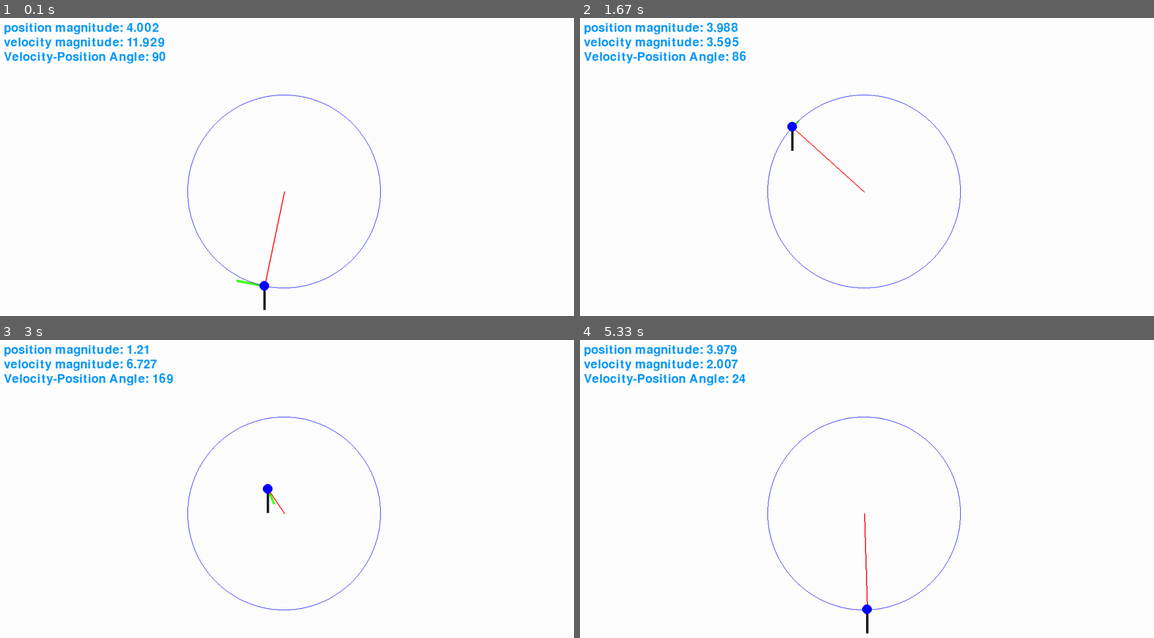
Above: before the commit, frames 1-4 (two rows, left to right).
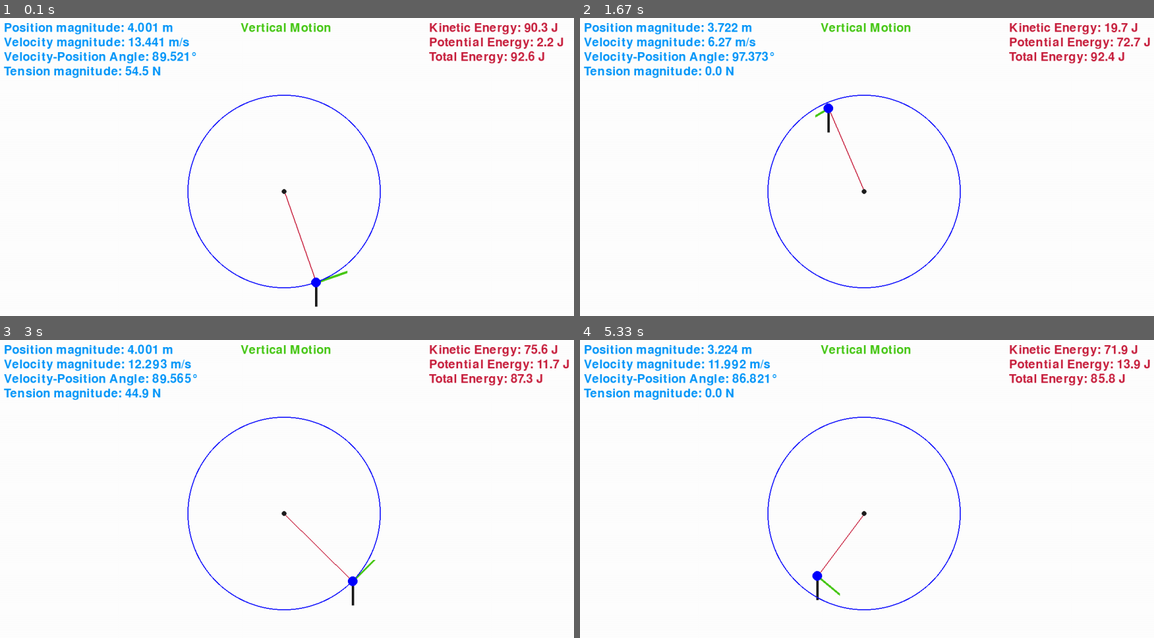
Above: after the commit, the same moments.

Repository: Onur15/Prototype_Games
Game: pygame game, started from circularMotion.py
Two runs of this game, one before a commit and one after it. Both use one fixed random seed, a clock stepped at 60 frames per second and the inputs below.
Inputs:
- Up to frame 1 (0.1 s): no input
- Up to frame 2 (1.67 s): no input
- Up to frame 3 (3 s): no input
- Up to frame 4 (5.33 s): no input

The runs differ from the first frame. In frame 1, 3.9% of the frame differs, in the area x 0-99%, y 1-99%; in frame 2, 3.8%; in frame 3, 3.8%; in frame 4, 3.9%.

Commit message:
additions and corrections

Diff:
--- a/circularMotion.py
+++ b/circularMotion.py
@@ -3,66 +3,95 @@
 import pygame, sys
 from pygame.locals import *
 
-def reduce_angle(a):
+def reduce_angle(a:float)->float:
     if a < 0:
         a += 360
     if a > 180:
         a -= 180
     return a
+
+def calc_tension(position: pygame.math.Vector2, velocity:pygame.math.Vector2, lengthOfRope:float, mass:float, dt:float, k:float) -> pygame.math.Vector2:
+    pos_mag = position.magnitude()
+    T_len = exp(log(position.dot(velocity)*mass*k) - log(pos_mag*dt)) + (pos_mag-lengthOfRope)*mass/dt**2
+    T_dir = -position/pos_mag
+    return T_len * T_dir
+
 def main():
     pygame.init()
-    # Constants
-    center = [0,0]
-    w = float(3) # rad/second
-    radius = 4 # meter
-    g = 9.8 # m/s^2
-    mass = 1
-    dt = 2e-3 #ms
-    k = 1.4
-
-    #Initial values
-    angle = -90
-    weight = pygame.Vector2(0, -mass*g)
-    pos = radius*pygame.Vector2(cos(pi*(1-angle/180)),sin(pi*(1-angle/180)))
-    velocity = w* pygame.Vector2(-pos[1],pos[0])
-    acc = -w**2 * pos
+    # pygame Constants
     DISPLAY = pygame.display.set_mode((1200,720),0,32)
     pygame.display.set_caption("Pygame Window")
     font_color = (0,150,250)
     Font = pygame.font.Font("freesansbold.ttf", 25)
     black = (30,30,30)
     blue = (0,0,255)
-    green = (70,255,20)
-    red = (255,0,0)
+    green = (70,200,20)
+    red = (200,30,60)
     white = (255,255,255)
     center = [DISPLAY.get_width() / 2, DISPLAY.get_height() / 2]
+
+    #Simulation Constants
+    radius = 4 # meter
+    g = 9.8 # m/s^2
+    mass = 1 #kg
+    dt = 5e-3 #ms
+    k = 1
+    motion_type = "vertical" #vertical or horizontal
+    weight = pygame.Vector2(0, -mass*g)
+
+    #Initial values
+    w = -float((5*g/radius)**(1/2)-0.1) # rad/second
+    angle = -90
+    pos = radius*pygame.Vector2(cos(pi*(1-angle/180)),sin(pi*(1-angle/180)))
+    velocity = w*pygame.Vector2(-pos[1],pos[0])
+
     while True:
+        #Calculations
         pos_mag = pos.magnitude()
         if pos_mag < radius or pos.dot(velocity) < 0:
             tension = pygame.Vector2(0,0)
         if pos.dot(velocity) == 0:
             tension = -mass * w**2 * pos
         if pos_mag >= radius and pos.dot(velocity) > 0:
-            tension = (exp(log(pos.dot(velocity)*mass*k)-log(pos_mag**2 * dt))+ (pos_mag-radius)*mass/dt)* (-pos)
-        force = tension + weight
+            tension = calc_tension(pos, velocity, radius, mass, dt, k)
+        match motion_type:
+            case "vertical":
+                force = tension + weight
+            case "horizontal":
+                force = tension
+            case _: raise ValueError()
         acc = force / mass
         velocity += acc * dt
         pos += velocity * dt
+
+        #Display
         DISPLAY.fill(white)
         pygame.draw.line(DISPLAY, green,(-50*pos.x+center[0], -50*pos.y+center[1]),(-50*pos.x+center[0]-5*velocity.x, -50*pos.y+center[1]-5*velocity.y), 5)
-        pygame.draw.line(DISPLAY, black,(-50*pos.x+center[0], -50*pos.y+center[1]),(-50*pos.x+center[0], -50*pos.y+center[1]-5*weight.y), 5)
-        Textx = Font.render(f"position magnitude: {np.round(pos.magnitude(), 3)}", True, font_color)
-        Textv = Font.render(f"velocity magnitude: {np.round(velocity.magnitude(), 3)}", True, font_color)
-        Textangle = Font.render(f"Velocity-Position Angle: {round(reduce_angle(velocity.angle_to(pos)))}", True, font_color)
+        Textx = Font.render(f"Position magnitude: {round(pos.magnitude(), 3)} m", True, font_color)
+        Textv = Font.render(f"Velocity magnitude: {round(velocity.magnitude(), 3)} m/s", True, font_color)
+        Textangle = Font.render(f"Velocity-Position Angle: {round(reduce_angle(velocity.angle_to(pos)), 3)}°", True, font_color)
+        Textt = Font.render(f"Tension magnitude: {round(tension.magnitude(), 1)} N", True, font_color)
+        Textkinetic = Font.render(f"Kinetic Energy: {round(mass*velocity.magnitude_squared()/2,1)} J", True, red)
+        Textmotion = Font.render(f"{motion_type.capitalize()} Motion", True, green)
+        if motion_type == "vertical":
+            pygame.draw.line(DISPLAY, black,(-50*pos.x+center[0], -50*pos.y+center[1]),(-50*pos.x+center[0], -50*pos.y+center[1]-5*weight.y), 5)
+            Textpotential = Font.render(f"Potential Energy: {round(mass*g*(pos.y+radius),1)} J", True, red)
+            Textenergy = Font.render(f"Total Energy: {round(mass*velocity.magnitude_squared()/2+mass*g*(pos.y+radius),1)} J", True, red)
+            DISPLAY.blit(Textpotential,(900,40))
+            DISPLAY.blit(Textenergy,(900,70))
         DISPLAY.blit(Textx,(20,10))
         DISPLAY.blit(Textv,(20,40))
         DISPLAY.blit(Textangle,(20,70))
-        pygame.draw.circle(DISPLAY, blue, (center[0], center[1]), 50*radius, 1)
+        DISPLAY.blit(Textt,(20,100))
+        DISPLAY.blit(Textmotion,(510,10))
+        DISPLAY.blit(Textkinetic,(900,10))
+        pygame.draw.circle(DISPLAY, blue, (center[0], center[1]), 50*radius, 2)
         pygame.draw.line(DISPLAY, red, (center[0] , center[1]), (-50*pos.x+center[0], -50*pos.y+center[1]), 2)
         pygame.draw.circle(DISPLAY, blue, (-50*pos.x+center[0], -50*pos.y+center[1]), 10)
+        pygame.draw.circle(DISPLAY, black, (center[0], center[1]), 5, 5)
         #Exit
         pygame.display.update()
-        pygame.time.delay(3)
+        pygame.time.delay(int(dt*1000))
         for event in pygame.event.get():
             if event.type == QUIT:
                 pygame.quit()
